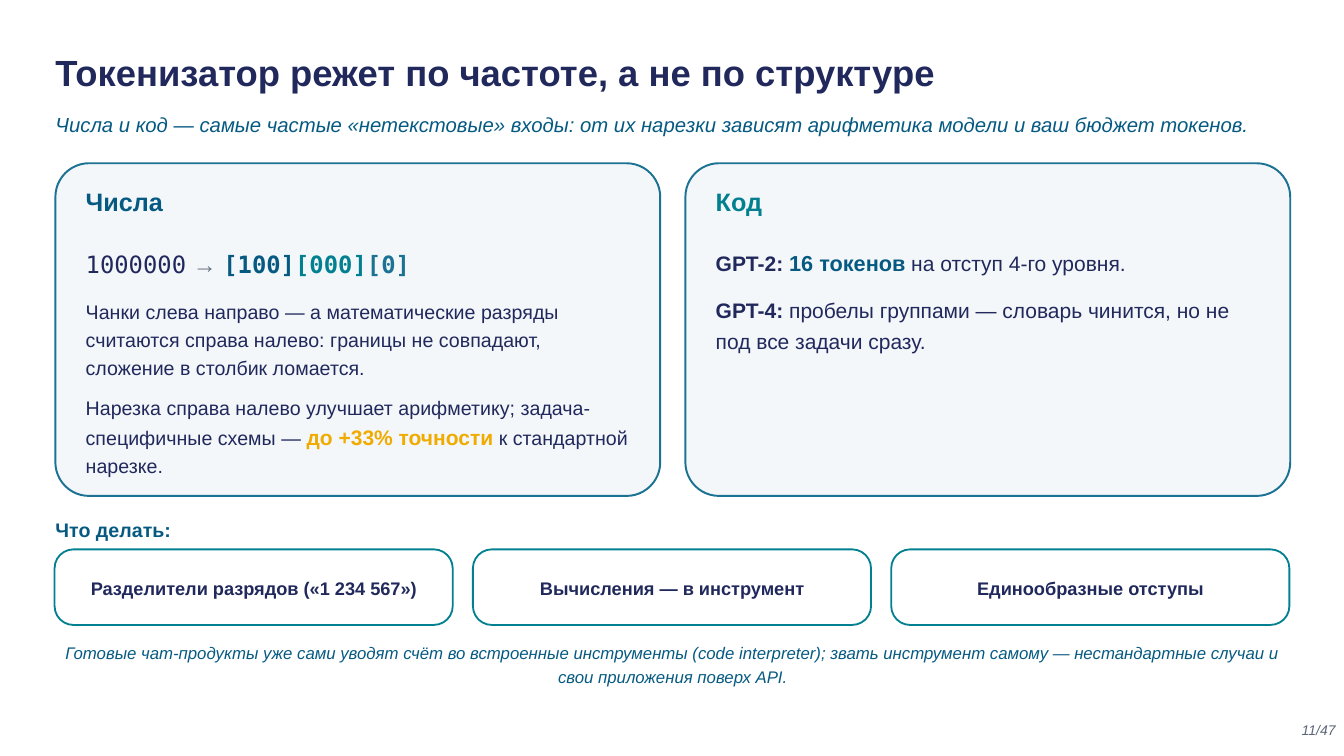
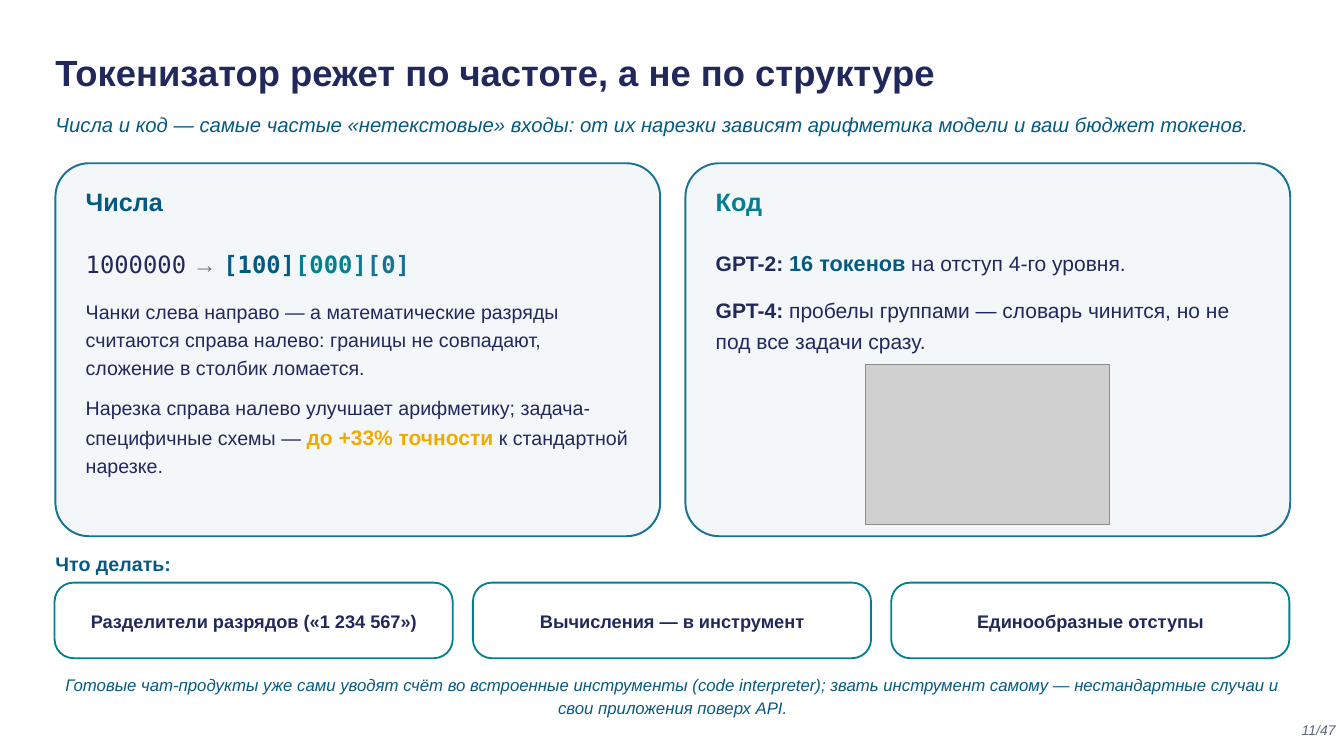
Before and after one commit to tellina-study/AI-usage-lessons, a slide deck: slide 11 of library/lectures/lec-02/rendered/lec-02.pptx. Drawn at 1344x756 pixels with LibreOffice and Linux fonts; fonts in the diff are those of the drawing; grey boxes stand for pictures. Boxes give left, top, right and bottom in pixels: in the first picture for what was removed or moved away, otherwise in the second. Text is boxed around its words. In the diff, an @@ line names an element or a change of style, - is before the commit and + after.

```diff
--- a/library/lectures/lec-02/rendered/lec-02.pptx
+++ b/library/lectures/lec-02/rendered/lec-02.pptx
@@ rounded rectangle: place and size @@
-rounded rectangle at [55, 163, 660, 496]
+rounded rectangle at [55, 163, 660, 536]
@@ rounded rectangle at [55, 163, 660, 536]: proportions changed @@
@@ rounded rectangle at [686, 163, 1291, 536]: proportions changed @@
@@ rounded rectangle: place and size @@
-rounded rectangle at [686, 163, 1291, 496]
+rounded rectangle at [686, 163, 1291, 536]
@@ picture added at [866, 365, 1110, 524] @@
@@ 4 texts, 3 rounded rectangles: place and size @@
-4 texts, 3 rounded rectangles at [54, 523, 1290, 625]
+4 texts, 3 rounded rectangles at [54, 557, 1290, 658]
@@ text "Готовые чат-продукты уже сами уводят ...": place and size @@
-text "Готовые чат-продукты уже сами уводят ..." at [65, 647, 1278, 687]
+text "Готовые чат-продукты уже сами уводят ..." at [65, 679, 1278, 718]
```
Also in this commit, not shown: 9 other slides changed, 29 other files.
